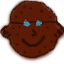
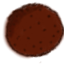
Before/after of a 64 × 64 layered artwork. What changed in the layer stack:
added layer "Background copy #8" above "Background copy #7" over [1, 1, 64, 64]
hid "Background", painted on it over [0, 0, 64, 63]
